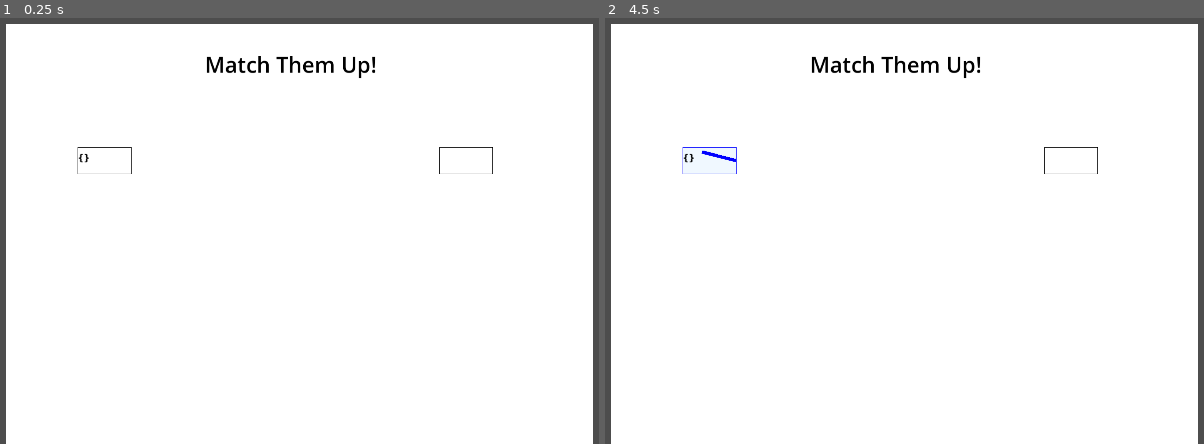
Above: before the commit, frames 1-2 (left to right).
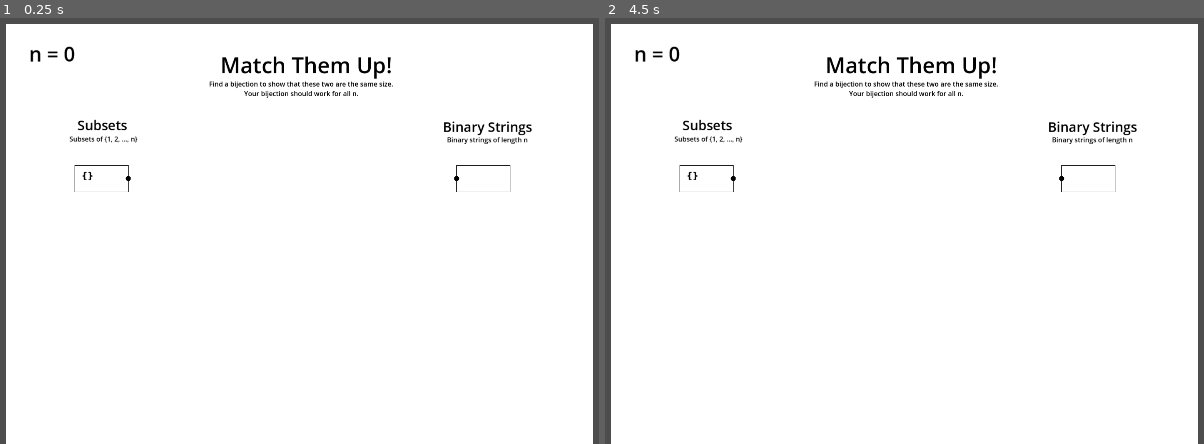
Above: after the commit, the same moments.

Repository: smileyface12349/combinatorics-game
Game: Godot game, scene res://Scenes/test_scene.tscn
Two runs of this game, one before a commit and one after it. Both use one fixed random seed, a clock stepped at 60 frames per second and the inputs below.
Inputs (mouse positions are in pixels of both pictures, inside the frame that each line leads up to):
- Up to frame 1 (0.25 s): no input
- Up to frame 2 (4.5 s): tap Enter at 0.5, 2, 3.5 s; move the mouse to (1120, 196) at 0.52 s; click (1120, 196) at 0.67 s; tap Space at 1.25, 2.75, 4.25 s; move the mouse to (784, 239) at 1.27 s; click (784, 239) at 1.42 s; move the mouse to (1024, 120) at 2.02 s; click (1024, 120) at 2.17 s; move the mouse to (904, 307) at 2.77 s; click (904, 307) at 2.92 s; move the mouse to (1180, 286) at 3.52 s; click (1180, 286) at 3.67 s; move the mouse to (700, 150) at 4.27 s; click (700, 150) at 4.42 s

The runs differ from the first frame. In frame 1, 1.9% of the frame differs, in the area x 5-89%, y 6-41%; in frame 2, 2.0%.

Commit message:
Finished basic prototype bijections

Diff:
--- a/Bijections/match.gd
+++ b/Bijections/match.gd
@@ -11,6 +11,8 @@
 
 
 func initialise_bijection(problem_size):
+	problemSizeIndicator.text = "n = " + str(problem_size-1)
+
 	if problem_size == 1:
 		bijection = Bijection.new(
 			# Left elements
@@ -86,11 +88,13 @@
 	bijection.to.shuffle()
 
 var line_width: int = 8
+var circle_radius: float = 6
 var done: bool = false
 
 var mouse_position_drawn: Vector2 = Vector2(0, 0)
 
 @export var font: Font
+@export var problemSizeIndicator: RichTextLabel
 
 ## An element in a bijection
 ##
@@ -233,14 +237,16 @@
 		# Draw outline for button
 		draw_rect(Rect2(element.pos, element.size), Color.BLUE if hover else Color.BLACK, false)
 		# Position of text is the bottom-left corner
-		draw_string(font, element.pos + Vector2(0, element.size.y/2), element.text, HORIZONTAL_ALIGNMENT_CENTER, -1, 24, Color(0, 0, 0))
+		draw_string(font, element.pos + Vector2(16, element.size.y/2), element.text, HORIZONTAL_ALIGNMENT_CENTER, -1, 24, Color(0, 0, 0))
+		# Draw dot later so it's in front of the lines
+
 
 	# Draw the elements
 	bijection.draw_elements(
 		draw_element,
 		16,
 		Vector2(32, 32),
-		Vector2(900, 32),
+		Vector2(948, 32),
 		mouse_position_drawn
 	)
 
@@ -252,3 +258,7 @@
 	# Draw active matching (if applicable)
 	if active_element != null:
 		draw_line(active_element.get_line_pos(), mouse_position_drawn, Color.BLUE, line_width)
+
+	# Draw dots (so they are in front of the lines)
+	for element in bijection.all_elements():
+		draw_circle(element.pos + Vector2(element.size.x if element.left else 0, element.size.y/2), circle_radius, Color.BLACK)
--- a/Scenes/test_scene.tscn
+++ b/Scenes/test_scene.tscn
@@ -18,23 +18,87 @@
 offset_bottom = 876.0
 theme_override_styles/panel = SubResource("StyleBoxFlat_7welf")
 
-[node name="RichTextLabel" type="RichTextLabel" parent="Panel"]
+[node name="Title" type="RichTextLabel" parent="Panel"]
 layout_mode = 2
-offset_left = 477.0
-offset_top = 61.0
-offset_right = 897.0
-offset_bottom = 155.0
+offset_left = 507.0
+offset_top = 62.0
+offset_right = 934.0
+offset_bottom = 156.0
 theme_override_colors/default_color = Color(0, 0, 0, 1)
 theme_override_font_sizes/normal_font_size = 52
-text = "Match Them Up!"
+bbcode_enabled = true
+text = "[center]Match Them Up!"
 
-[node name="Control" type="Control" parent="Panel"]
+[node name="Subtitle" type="RichTextLabel" parent="Panel"]
+layout_mode = 0
+offset_left = 451.0
+offset_top = 132.0
+offset_right = 966.0
+offset_bottom = 178.0
+theme_override_colors/default_color = Color(0, 0, 0, 1)
+bbcode_enabled = true
+text = "[center]Find a bijection to show that these two are the same size.
+Your bijection should work for all n.[/center]"
+
+[node name="MatchElements" type="Control" parent="Panel" node_paths=PackedStringArray("problemSizeIndicator")]
 custom_minimum_size = Vector2(100, 100)
 layout_mode = 2
 anchors_preset = 0
-offset_left = 140.0
-offset_top = 264.0
-offset_right = 1274.0
-offset_bottom = 1222.0
+offset_left = 133.0
+offset_top = 307.0
+offset_right = 1267.0
+offset_bottom = 1265.0
 script = ExtResource("1_bu00l")
 font = ExtResource("2_5qvkd")
+problemSizeIndicator = NodePath("../ProblemSizeIndicator")
+
+[node name="DescriptionRight" type="RichTextLabel" parent="Panel"]
+offset_left = 1029.0
+offset_top = 224.0
+offset_right = 1283.0
+offset_bottom = 311.0
+theme_override_colors/default_color = Color(0, 0, 0, 1)
+theme_override_font_sizes/normal_font_size = 32
+bbcode_enabled = true
+text = "[center]Binary Strings"
+
+[node name="RichTextLabel" type="RichTextLabel" parent="Panel/DescriptionRight"]
+layout_mode = 0
+offset_left = 22.0
+offset_top = 42.0
+offset_right = 231.0
+offset_bottom = 82.0
+theme_override_colors/default_color = Color(0, 0, 0, 1)
+bbcode_enabled = true
+text = "[center]Binary strings of length n"
+
+[node name="DescriptionLeft" type="RichTextLabel" parent="Panel"]
+layout_mode = 0
+offset_left = 125.0
+offset_top = 220.0
+offset_right = 337.0
+offset_bottom = 307.0
+theme_override_colors/default_color = Color(0, 0, 0, 1)
+theme_override_font_sizes/normal_font_size = 32
+bbcode_enabled = true
+text = "[center]Subsets"
+
+[node name="RichTextLabel" type="RichTextLabel" parent="Panel/DescriptionLeft"]
+layout_mode = 0
+offset_left = 5.0
+offset_top = 44.0
+offset_right = 214.0
+offset_bottom = 84.0
+theme_override_colors/default_color = Color(0, 0, 0, 1)
+bbcode_enabled = true
+text = "[center]Subsets of {1, 2, ..., n}"
+
+[node name="ProblemSizeIndicator" type="RichTextLabel" parent="Panel"]
+layout_mode = 0
+offset_left = 55.0
+offset_top = 38.0
+offset_right = 190.0
+offset_bottom = 114.0
+theme_override_colors/default_color = Color(0, 0, 0, 1)
+theme_override_font_sizes/normal_font_size = 48
+text = "n = 0"
